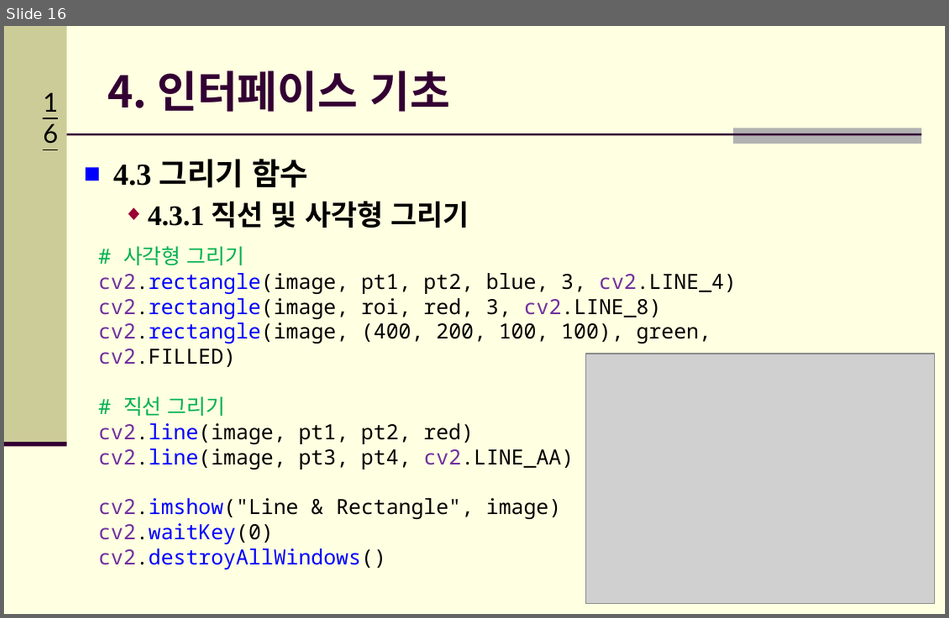
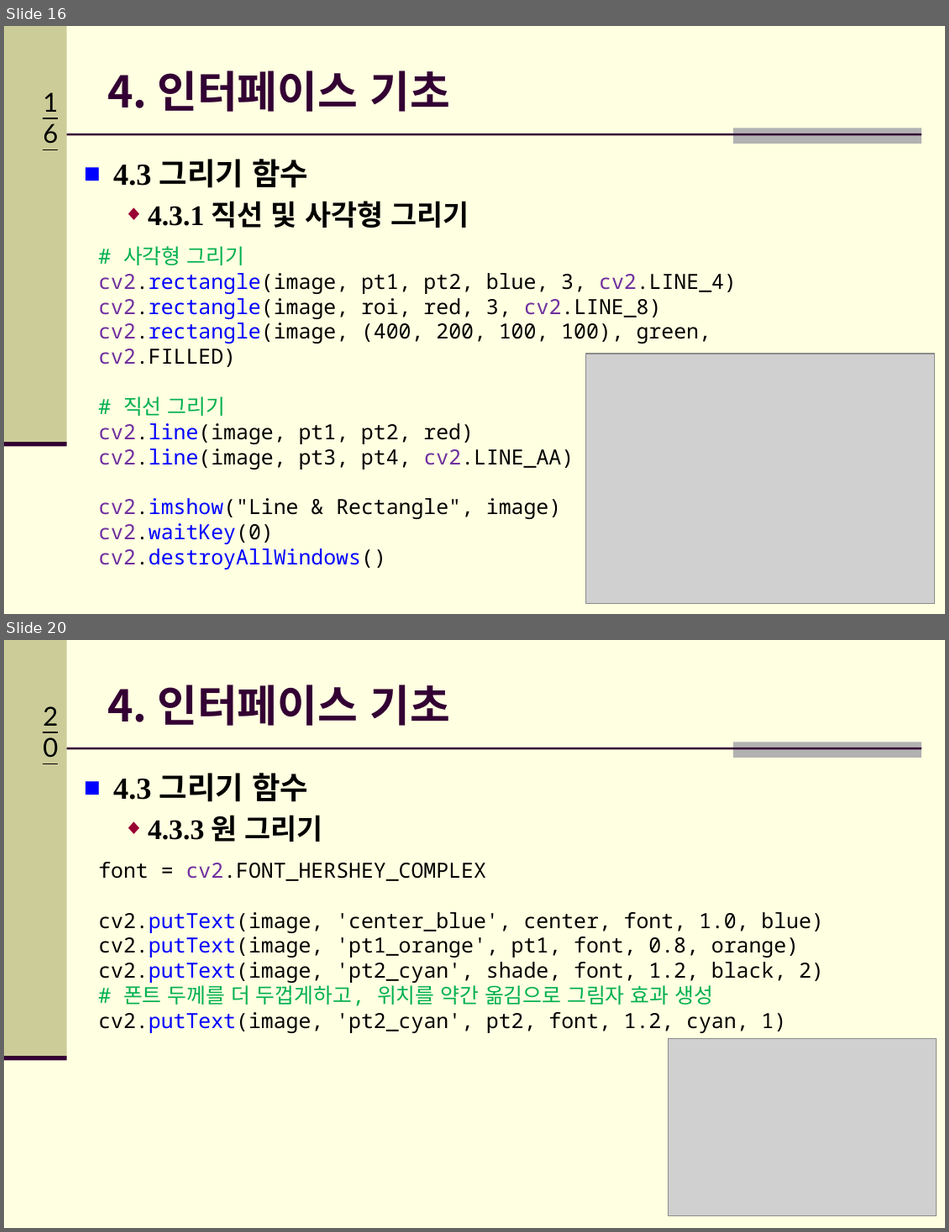
Before and after one commit to Hitbee-dev/OpenCV-Python, a slide deck: 2022-10-04/documents/CH_04 인터페이스 기초.pptx. Shown one above the other, each under a label of ours: slide 16 before the commit, slides 16 and 20 after it; the slides between them are not shown. The pictures are 949x618 and 949x1232 pixels, drawn with LibreOffice and Linux fonts; fonts in the diff are those of the drawing; grey boxes stand for pictures; background and template pictures are left out. Boxes give left, top, right and bottom in pixels: in the first picture for what was removed or moved away, otherwise in the second. Text is boxed around its words. In the diff, an @@ line names an element or a change of style, - is before the commit and + after.

```diff
--- a/2022-10-04/documents/CH_04 인터페이스 기초.pptx
+++ b/2022-10-04/documents/CH_04 인터페이스 기초.pptx
@@ slide 20 added at bbox=[4, 640, 945, 1228], background #FFFFE1; not listed: 5 template elements that a slide beside it also shows @@
@@ title added at bbox=[107, 685, 450, 726], 33.3 pt, text #330033, bold @@
+4. 인터페이스 기초
@@ text added at bbox=[113, 773, 323, 842], 21.7 pt, text #000000, bold @@
+■ 4.3 그리기 함수
+  ◆ 4.3.3 원 그리기
@@ text added at bbox=[98, 862, 824, 1033], 16 pt, text #000000 @@
+font = cv2.FONT_HERSHEY_COMPLEX
+cv2.putText(image, 'center_blue', center, font, 1.0, blue)
+cv2.putText(image, 'pt1_orange', pt1, font, 0.8, orange)
+cv2.putText(image, 'pt2_cyan', shade, font, 1.2, black, 2)
+# 폰트 두께를 더 두껍게하고, 위치를 약간 옮김으로 그림자 효과 생성
+cv2.putText(image, 'pt2_cyan', pt2, font, 1.2, cyan, 1)
@@ picture added at bbox=[668, 1039, 936, 1215] @@
```
Also in this commit, not shown: 9 other slides added, 5 other files.
